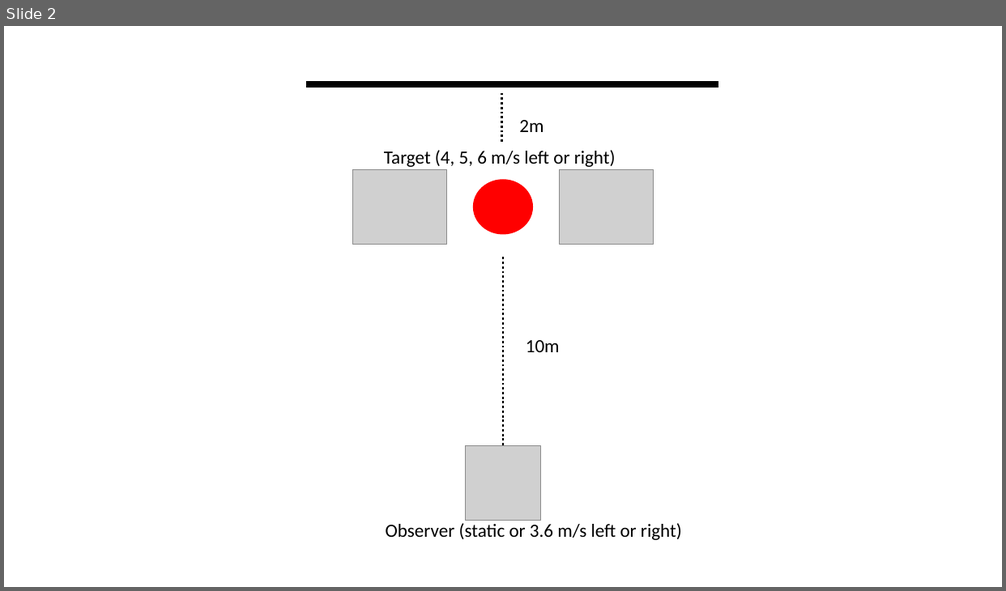
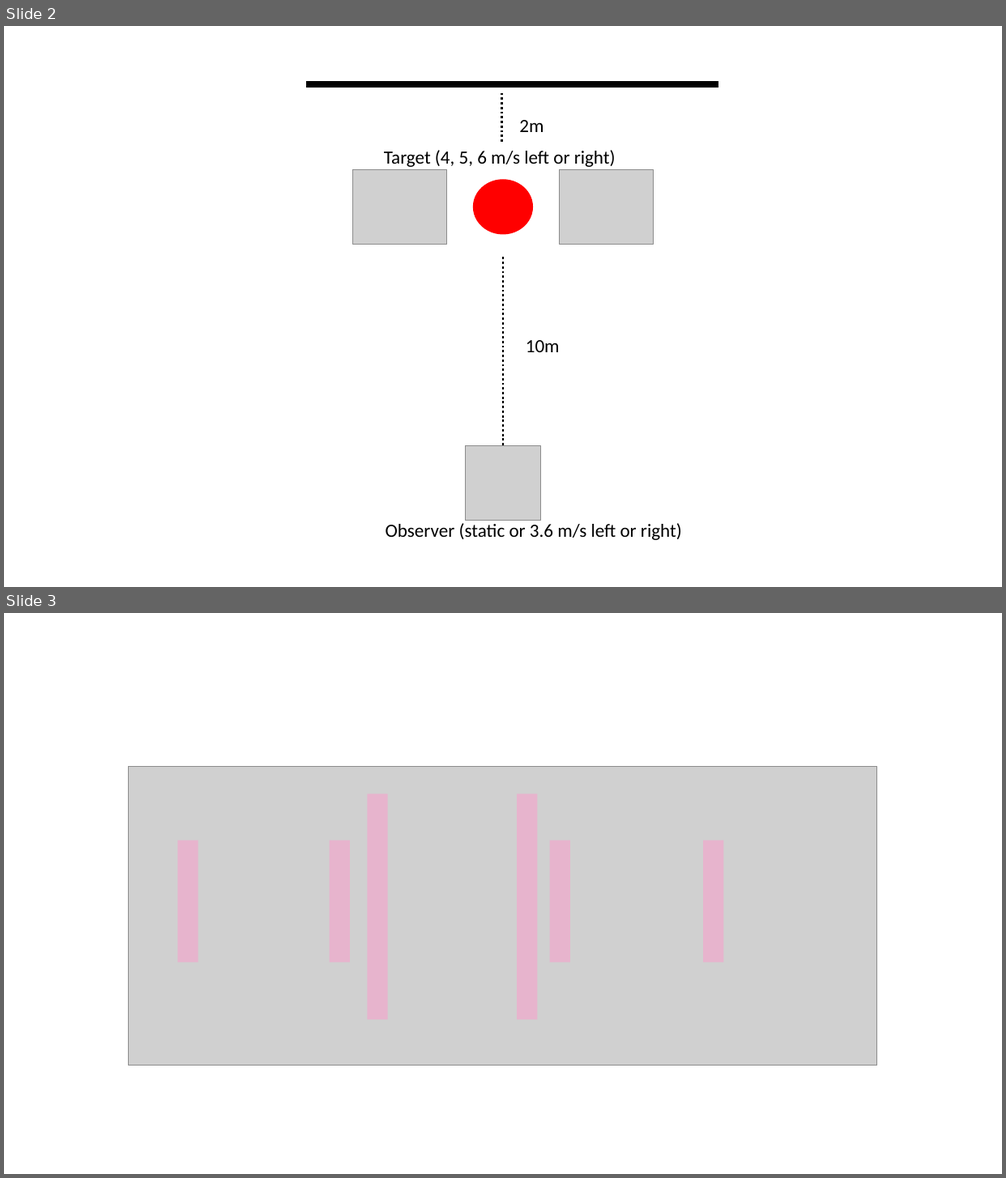
Before and after one commit to b-jorges/Predicting-while-Moving, a slide deck: Figures/Figure 2.pptx. Shown one above the other, each under a label of ours: slide 2 before the commit, slides 2 and 3 after it. The pictures are 1006x591 and 1006x1178 pixels, drawn with LibreOffice and Linux fonts; fonts in the diff are those of the drawing; grey boxes stand for pictures. Boxes give left, top, right and bottom in pixels: in the first picture for what was removed or moved away, otherwise in the second. Text is boxed around its words. In the diff, an @@ line names an element or a change of style, - is before the commit and + after.

```diff
--- a/Figures/Figure 2.pptx
+++ b/Figures/Figure 2.pptx
@@ slide 3 added at box(4, 613, 1002, 1174), background #FFFFFF @@
@@ picture added at box(129, 766, 878, 1066) @@
@@ rectangle added at box(367, 794, 387, 1020), fill #FF99CC at 50% opacity @@
@@ rectangle added at box(517, 794, 537, 1020), fill #FF99CC at 50% opacity @@
@@ rectangle added at box(177, 841, 198, 963), fill #FF99CC at 50% opacity @@
@@ rectangle added at box(330, 841, 350, 963), fill #FF99CC at 50% opacity @@
@@ rectangle added at box(550, 841, 570, 963), fill #FF99CC at 50% opacity @@
@@ rectangle added at box(703, 841, 723, 963), fill #FF99CC at 50% opacity @@
```
Also in this commit, not shown: 21 other files.
